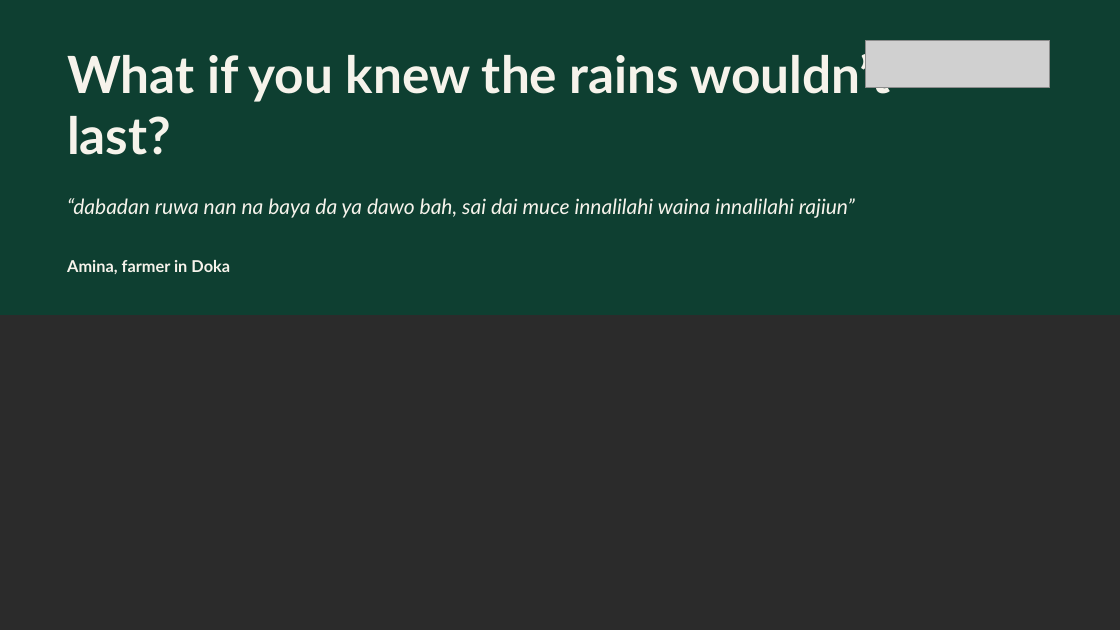
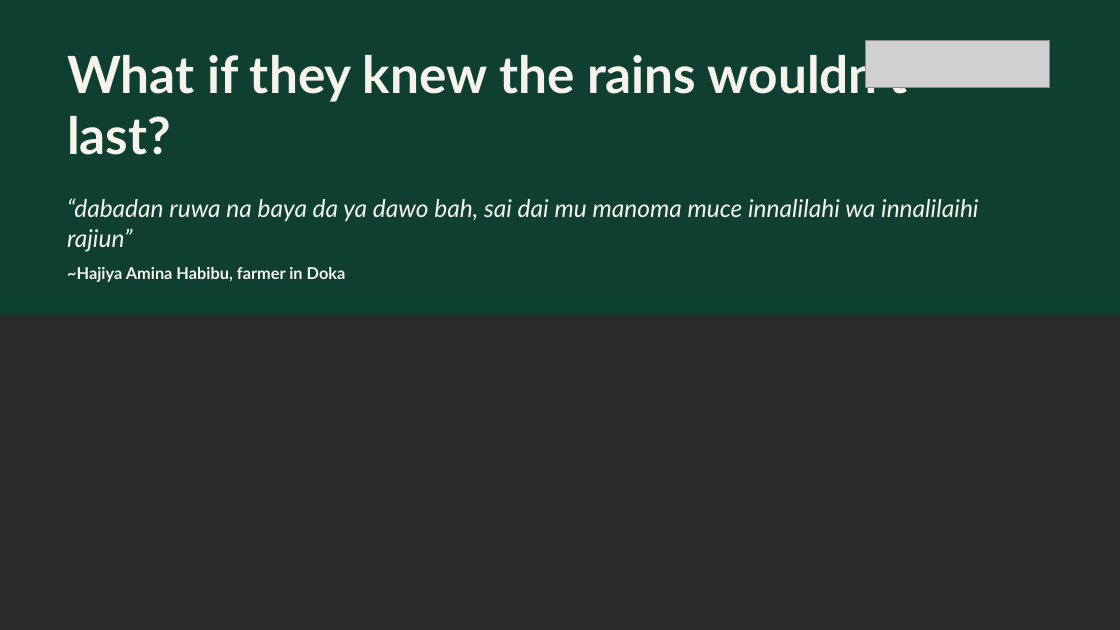
Before and after one commit to vip-ultr/dalashift, a slide deck: slide 1 of docs/hackathon/DalaShift_NASA_Space_Apps_2026.pptx. Drawn at 1120x630 pixels with LibreOffice and Linux fonts; fonts in the diff are those of the drawing; grey boxes stand for pictures; background and template pictures are left out; a plain dark background stands for a picture behind light text. Boxes give left, top, right and bottom in pixels: in the first picture for what was removed or moved away, otherwise in the second. Text is boxed around its words. In the diff, an @@ line names an element or a change of style, - is before the commit and + after.

```diff
--- a/docs/hackathon/DalaShift_NASA_Space_Apps_2026.pptx
+++ b/docs/hackathon/DalaShift_NASA_Space_Apps_2026.pptx
@@ title at [67, 49, 908, 155]: text changed @@
-What if you knew the rains wouldn’t last?
+What if they knew the rains wouldn’t last?
@@ text at [67, 198, 978, 252]: text changed; size 18 to 21 pt @@
-“dabadan ruwa nan na baya da ya dawo bah, sai dai muce innalilahi waina innalilahi rajiun”
+“dabadan ruwa na baya da ya dawo bah, sai dai mu manoma muce innalilahi wa innalilaihi rajiun”
@@ text at [67, 267, 346, 282]: text changed @@
-Amina, farmer in Doka
+~Hajiya Amina Habibu, farmer in Doka
```
Also in this commit, not shown: 4 other slides changed, 2 slides added, 2 slides removed, 5 other files.
